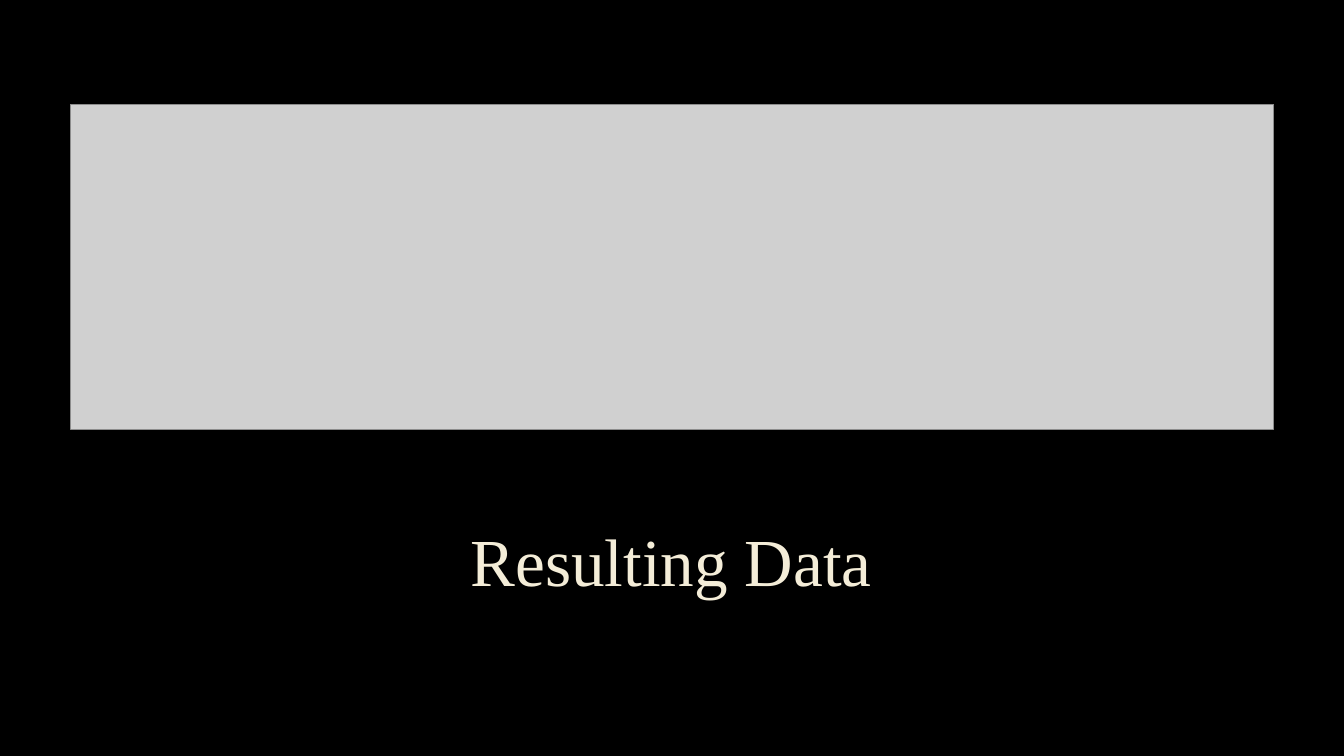
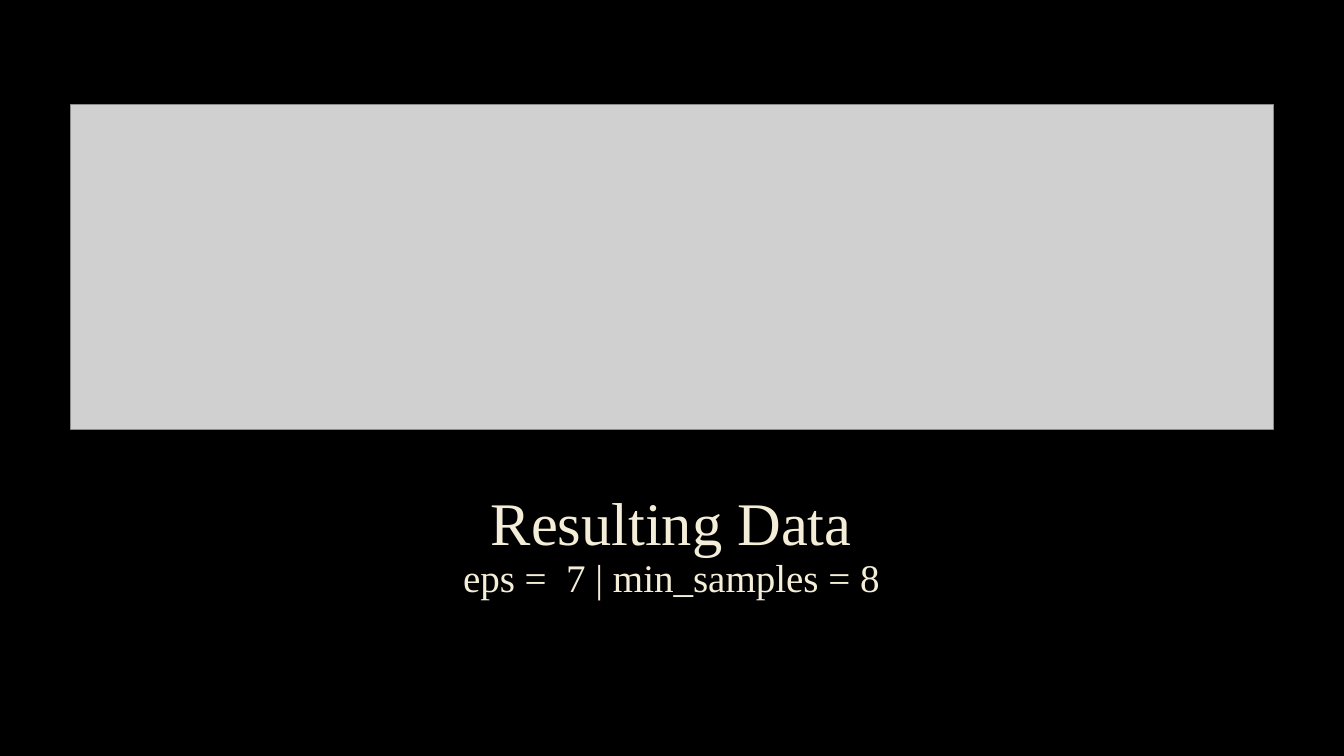
Before and after one commit to cmbfuqua/senior_project, a slide deck: slide 10 of Outlier Detection Presentation.pptx (slide 11 before the commit). Drawn at 1344x756 pixels with LibreOffice and Linux fonts; fonts in the diff are those of the drawing; grey boxes stand for pictures; background and template pictures are left out. Boxes give left, top, right and bottom in pixels: in the first picture for what was removed or moved away, otherwise in the second. Text is boxed around its words. In the diff, an @@ line names an element or a change of style, - is before the commit and + after.

```diff
--- a/Outlier Detection Presentation.pptx
+++ b/Outlier Detection Presentation.pptx
@@ title at [463, 503, 880, 599]: text changed; size 48 to 27.9 pt @@
-Resulting Data
+Resulting Data
+eps = 7 | min_samples = 8
```
Also in this commit, not shown: 6 other slides changed, 7 slides added, 4 slides removed, 11 other files.
